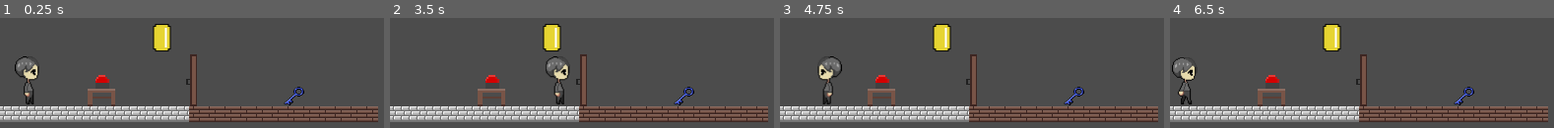
Above: before the commit, frames 1-4 (left to right).
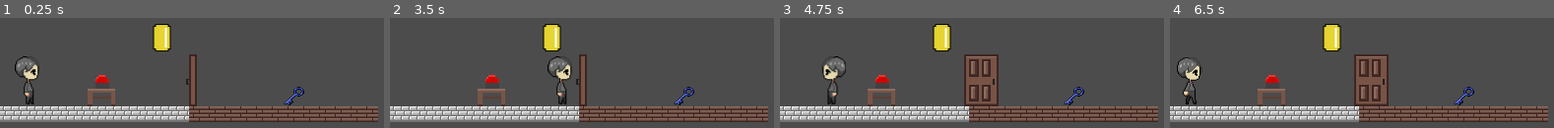
Above: after the commit, the same moments.

Repository: bkuon/Reverie
Game: Godot game, scene res://world.tscn
The game is run twice, just before and just after one commit, with the same random seed, the same clock (stepped at 60 frames per second) and the same inputs.
Inputs:
- Up to frame 1 (0.25 s): no input
- Up to frame 2 (3.5 s): tap Enter at 0.5 s; hold Right (ui_right) 0.53-1.28 s; tap Z every 0.75 s from 0.6 to 2.85 s; hold Left (ui_left) 1.28-2.03 s; hold Right (ui_right) from 2.03 s (still down)
- Up to frame 3 (4.75 s): release Right (ui_right) at 3.53 s; hold Left (ui_left) from 3.53 s (still down); tap Z at 3.6, 4.35 s
- Up to frame 4 (6.5 s): tap Z at 5.1, 5.85 s; tap Space at 5.75 s; release Left (ui_left) at 5.78 s; hold Right (ui_right) from 5.78 s (still down)

The runs differ from the first frame. In frame 1, 0.3% of the frame differs, in the area x 49-52%, y 33-81%; in frame 2, 1.4%; in frame 3, 5.1%, in the area x 9-57%, y 33-81%; in frame 4, 5.1%.

Commit message:
Door working properly

Diff:
--- a/door.gd
+++ b/door.gd
@@ -19,10 +19,10 @@
 						open = !open
 						if open == true:
 							door.texture = dooropen
-							$doorObj.collision_layer = 2 #change collision layer so it no longer colides
+							$CollisionShape2D2.disabled = true #change collision layer so it no longer colides
 						elif open == false:
 							door.texture = doorclosed
-							$doorObj.collision_layer = 1 #change collision layer so it collides
+							$CollisionShape2D2.disabled = false #change collision layer so it collides
 
 
 func _on_door_body_entered(body):
--- a/world.tscn
+++ b/world.tscn
@@ -38,9 +38,10 @@
 extents = Vector2( 16.5859, 10.0336 )
 
 [sub_resource type="RectangleShape2D" id=8]
+extents = Vector2( 8.93102, 27.976 )
 
 [sub_resource type="RectangleShape2D" id=4]
-extents = Vector2( 13.7324, 27.8863 )
+extents = Vector2( 16.2286, 25.9858 )
 
 [sub_resource type="RectangleShape2D" id=5]
 extents = Vector2( 11.0656, 15.163 )
@@ -61,7 +62,6 @@
 [node name="MC_Sprite" type="KinematicBody2D" parent="." groups=[
 "player",
 ]]
-editor/display_folded = true
 position = Vector2( 27.7349, 405.752 )
 script = ExtResource( 1 )
 __meta__ = {
@@ -103,11 +103,14 @@
 shape = SubResource( 3 )
 
 [node name="doorObject" type="StaticBody2D" parent="."]
-editor/display_folded = true
 script = ExtResource( 7 )
 
+[node name="CollisionShape2D2" type="CollisionShape2D" parent="doorObject"]
+position = Vector2( 196.944, 405.818 )
+shape = SubResource( 8 )
+
 [node name="doorObj" type="Area2D" parent="doorObject"]
-position = Vector2( 357.928, 344.806 )
+position = Vector2( 357.265, 344.806 )
 gravity_point = true
 gravity_vec = Vector2( 0, 0 )
 
@@ -118,10 +121,7 @@
 texture = ExtResource( 8 )
 
 [node name="CollisionShape2D" type="CollisionShape2D" parent="doorObject/doorObj"]
-shape = SubResource( 8 )
-
-[node name="CollisionShape2D" type="CollisionShape2D" parent="doorObject"]
-position = Vector2( 196.944, 405.818 )
+position = Vector2( -158.994, 61.0124 )
 shape = SubResource( 4 )
 
 [node name="Coin" type="Node2D" parent="."]
@@ -145,10 +145,11 @@
 tile_data = PoolIntArray( 1769472, 1, 0, 1769473, 1, 0, 1769474, 1, 0, 1769475, 1, 0, 1769476, 1, 0, 1769477, 1, 0, 176 …(267 unchanged characters)…
 
 [node name="button" type="StaticBody2D" parent="."]
-editor/display_folded = true
 script = ExtResource( 11 )
 
 [node name="table_button" type="Area2D" parent="button"]
+editor/display_folded = true
+position = Vector2( -1.52588e-005, 0 )
 collision_layer = 2
 __meta__ = {
 "_edit_group_": true
